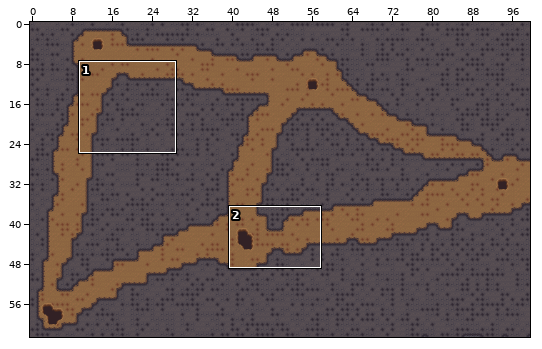
Tiled map: assets/maps/underground.tmx. The picture above shows the old version from afar; the outline marks the close-up.
Close-up. Before the edit:
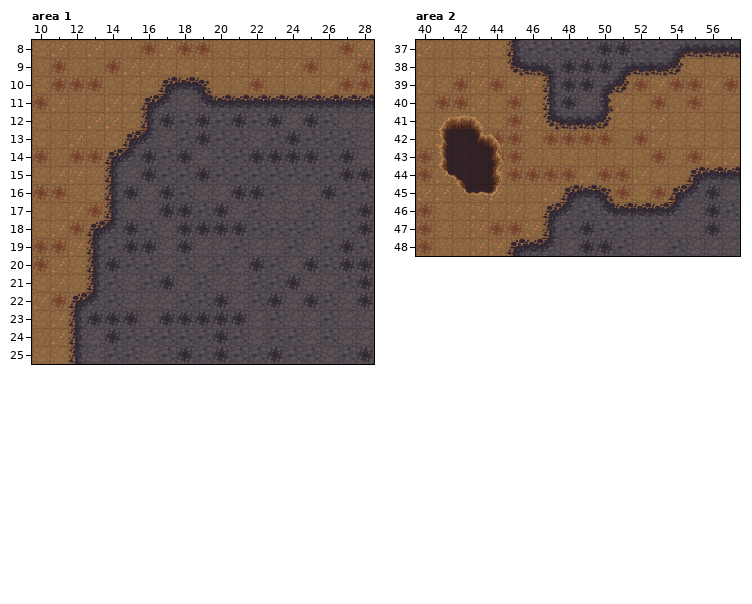
Cells are 32x32 px. Shown: area 1 x 10..28, y 8..25; area 2 x 40..57, y 37..48. The commit also changed other parts of the map, which this record leaves out.
After the commit:
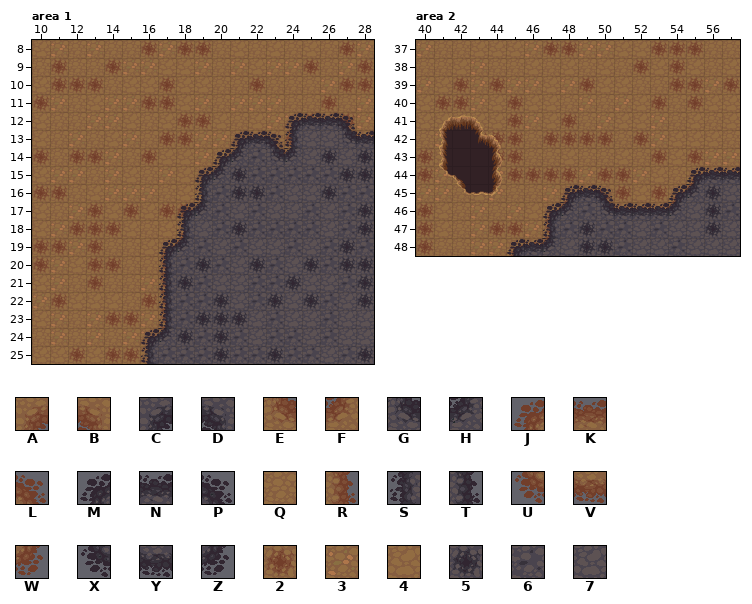
Key: from "Terrain": A 4, B 5, C 13, D 14, E 36, F 37, G 45, H 46, J 67, K 68, L 69, M 76, N 77, P 78, Q 100, R 101, S 108, T 110, U 131, V 132, W 133, X 140, Y 141, Z 142, 2 163, 3 164, 4 165, 5 172, 6 173, 7 174.
_ is an empty cell.
Tiles replaced or removed in this view: 2, 3, 5, 6, 7, A, B, C, D, E, F, G, H, J, K, L, M, N, P, Q, R, S, T, U, V, W, X, Y, Z.
What changed:
Changed rows in their new state; . is an unchanged cell.
Layer "road", area 1:
first column x 12:
10 .....244.........
11 ....2243Q333QQ2Q3
12 ....Q4224Q4332Q23
13 ...3Q2233QQQ2..VV
14 ..3Q24434Q.VV....
15 ..34Q34Q2........
16 ..333Q44.........
17 ..42422A.........
18 .224Q4A..........
19 .2QQ4AW..........
20 .22QQR...........
21 .2QQ3R...........
22 444Q2R...........
23 Q3223R...........
24 Q3Q33R...........
25 24223............
Layer "dirt", area 1:
first column x 12:
10 .....___.........
11 ...._____________
12 ....________MNNP_
13 ...______MNPS77GN
14 ..______MH6GH7575
15 .._____MH5.......
16 .._____S6........
17 ..____MH6........
18 ._____S76........
19 .____MH6.........
20 .____S.5.........
21 .____S5..........
22 _____S...........
23 _____S6..........
24 ____MH5..........
25 ____S.6..........
Layer "road", area 2:
first column x 45:
37 43223344222QQ
38 Q4Q4Q4Q242...
39 ..43244QQ....
40 ...Q3Q.......
41 ...2Q3.......
Layer "dirt", area 2:
first column x 45:
37 _____________
38 __________...
39 .._____......
40 ..____.......
41 ..____.......
Where, in picture pixels (left, top, right, bottom), the same in both close-ups:
changed: (68, 77, 374, 364)
changed: (506, 40, 740, 130)
